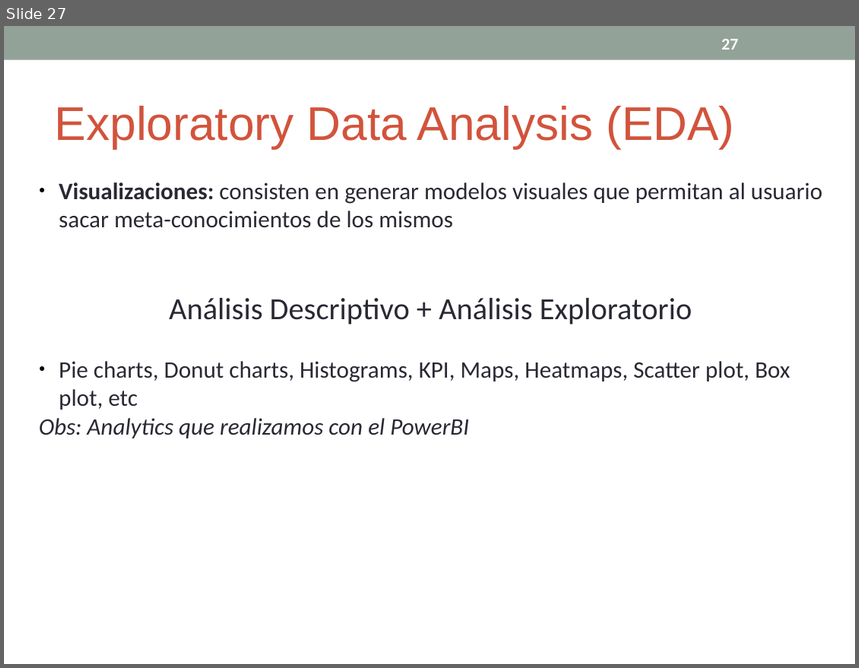
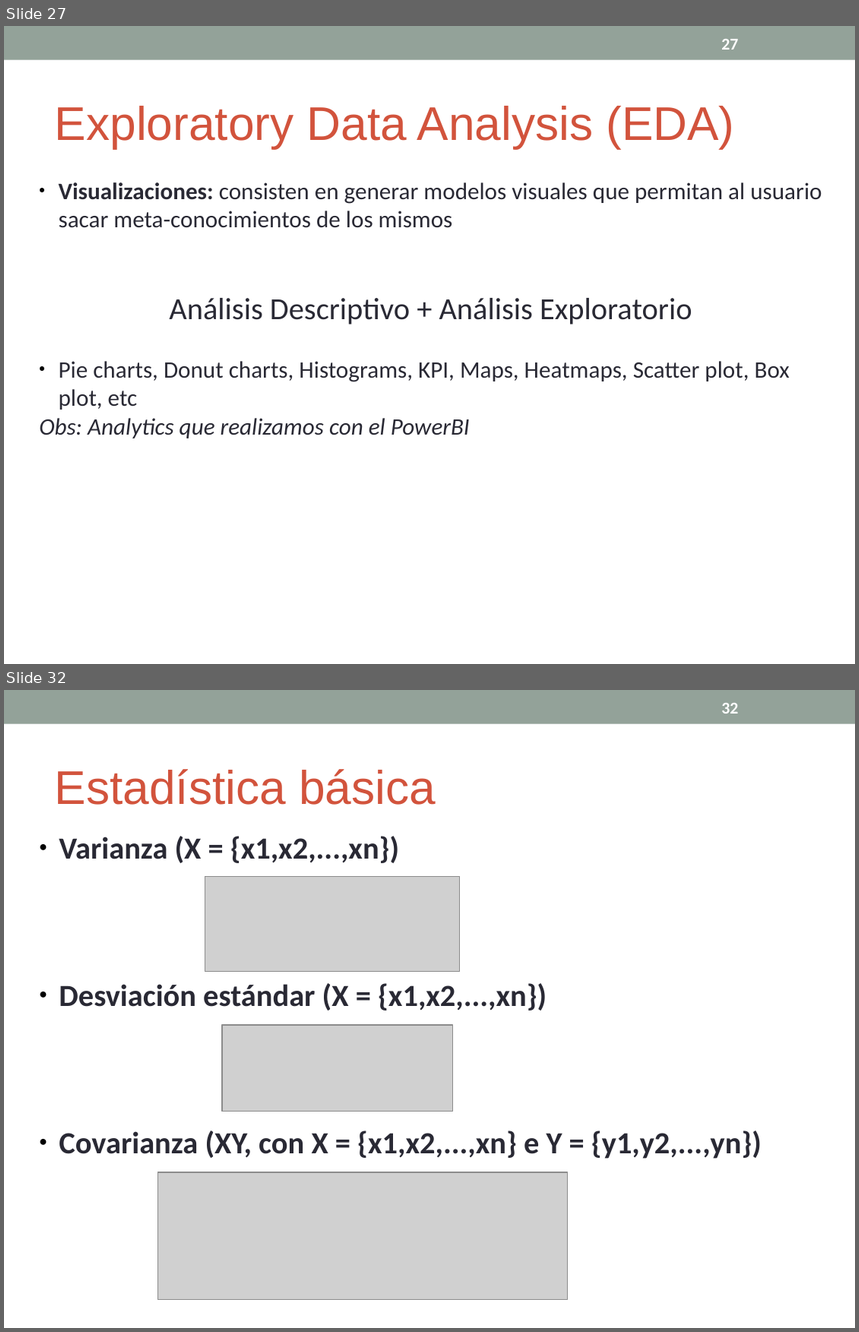
Before and after one commit to cdsparaguay/cursodwh, a slide deck: clases/DWH_Clase03.ppt. Shown one above the other, each under a label of ours: slide 27 before the commit, slides 27 and 32 after it; the slides between them are not shown. The pictures are 859x668 and 859x1332 pixels, drawn with LibreOffice and Linux fonts; fonts in the diff are those of the drawing; grey boxes stand for pictures. Boxes give left, top, right and bottom in pixels: in the first picture for what was removed or moved away, otherwise in the second. Text is boxed around its words. In the diff, an @@ line names an element or a change of style, - is before the commit and + after.

```diff
--- a/clases/DWH_Clase03.ppt
+++ b/clases/DWH_Clase03.ppt
@@ slide 32 added at [4,690,855,1328], background #FFFFFF; not listed: 1 template element that a slide beside it also shows @@
@@ page number added at [721,703,738,714], 14 pt, text #FFFFFF, bold @@
+32
@@ text added at [55,769,436,805], 40 pt, text #D2533C @@
+Estadística básica
@@ text added at [59,836,762,1159], 26 pt, text #292934, bold @@
+● Varianza (X = {x1,x2,...,xn})
+● Desviación estándar (X = {x1,x2,...,xn})
+● Covarianza (XY, con X = {x1,x2,...,xn} e Y = {y1,y2,...,yn})
@@ picture added at [205,876,459,972] @@
@@ picture added at [222,1025,452,1113] @@
@@ picture added at [158,1173,567,1300] @@
```
Also in this commit, not shown: 7 other slides changed, 7 other slides added, 1 other file.
